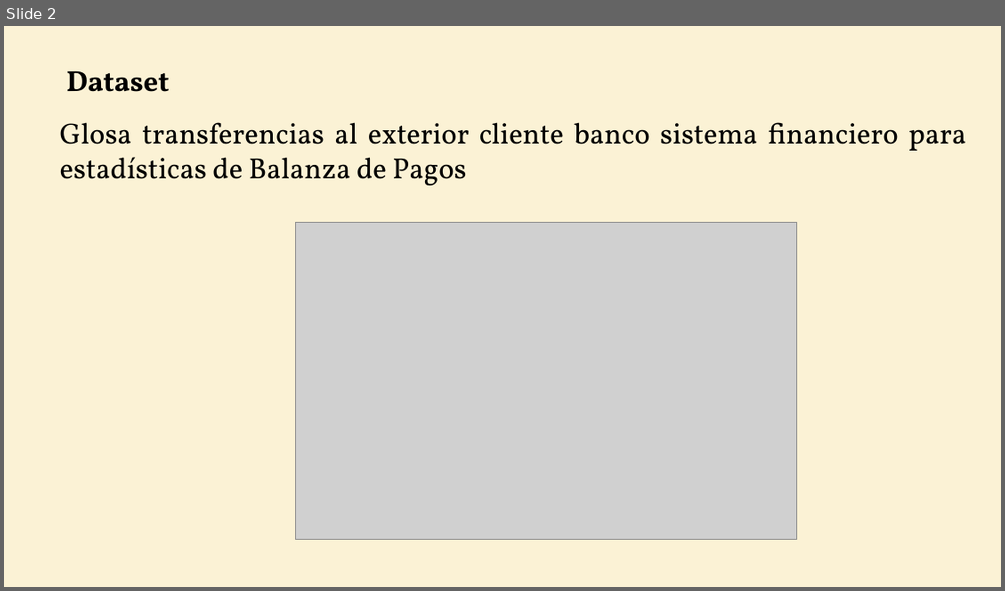
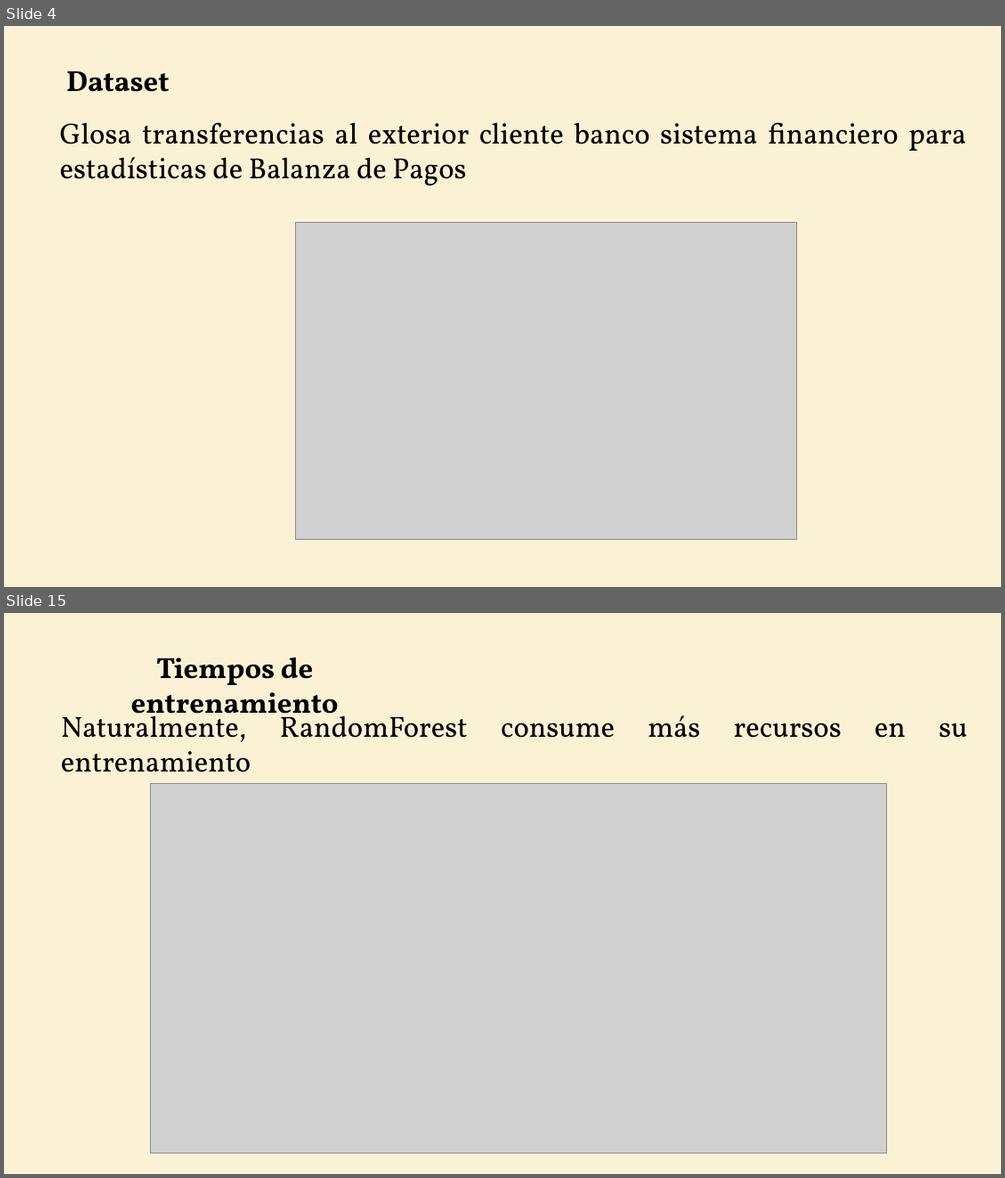
Before and after one commit to WilderGitHub/MCD, a slide deck: II. 08 Minería de Datos II/Proyecto Final.pptx. Shown one above the other, each under a label of ours: slide 2 before the commit, slides 4 and 15 after it; the slides between them are not shown. The pictures are 1005x591 and 1005x1178 pixels, drawn with LibreOffice and Linux fonts; fonts in the diff are those of the drawing; grey boxes stand for pictures. Boxes give left, top, right and bottom in pixels: in the first picture for what was removed or moved away, otherwise in the second. Text is boxed around its words. In the diff, an @@ line names an element or a change of style, - is before the commit and + after.

```diff
--- a/II. 08 Minería de Datos II/Proyecto Final.pptx
+++ b/II. 08 Minería de Datos II/Proyecto Final.pptx
@@ slide 15 added at [4, 613, 1001, 1174], background #F7DD93 at 38% opacity @@
@@ text added at [131, 657, 339, 726], 28 pt, text #000000, bold @@
+Tiempos de entrenamiento
@@ text added at [61, 709, 967, 742], 28 pt, text #000000 @@
+Naturalmente, RandomForest consume más recursos en su entrenamiento
@@ picture added at [150, 784, 886, 1153] @@
@@ what was slide 2 is now slide 4 @@
```
Also in this commit, not shown: 2 slides changed, 12 other slides added, 8 slides removed, 1 other file.
